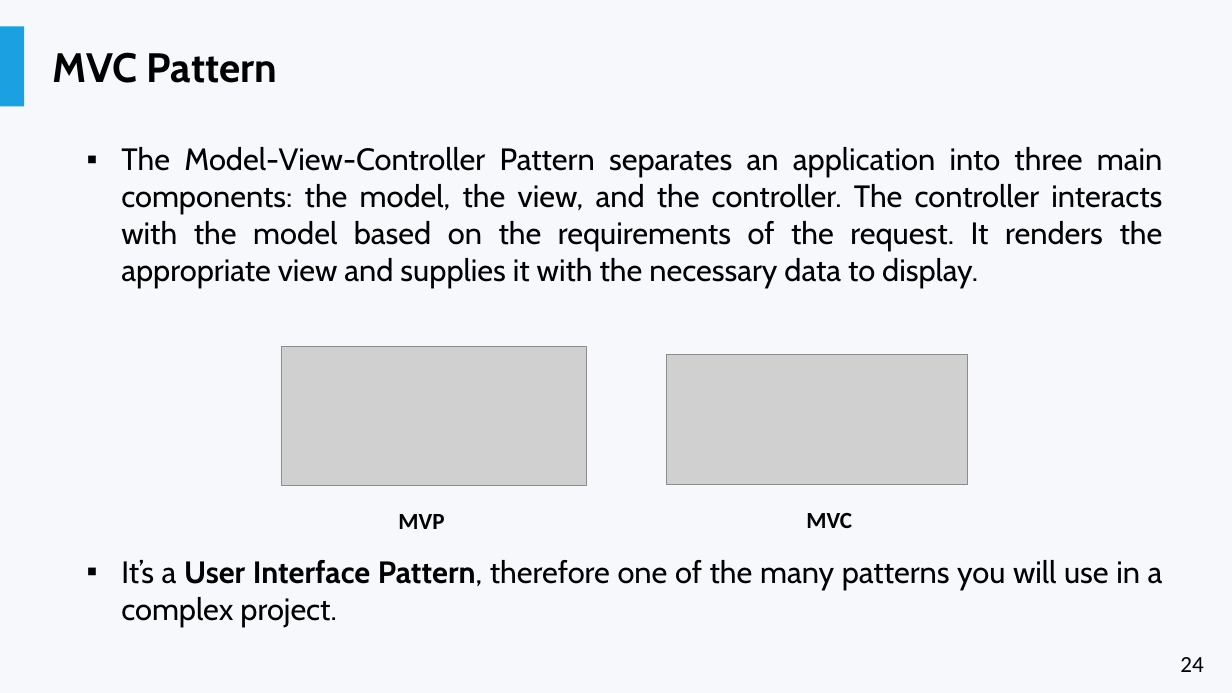
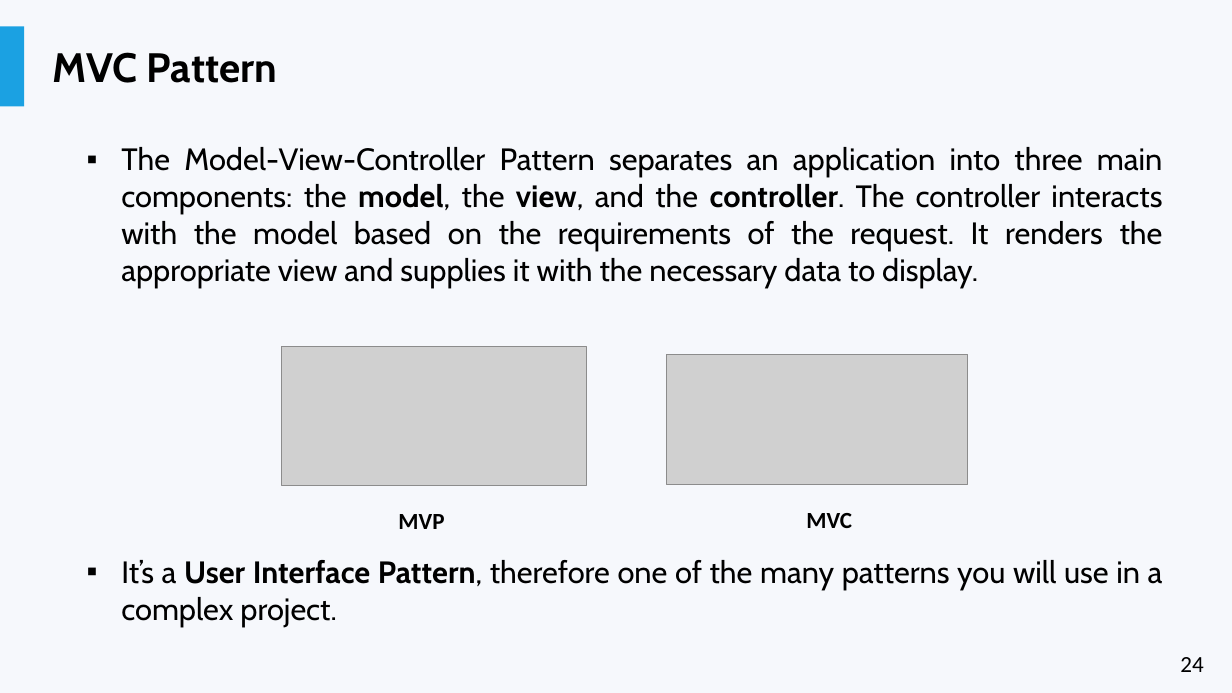
Before and after one commit to liviucotfas/ase-web-and-cloud-applications-security, a slide deck: slide 24 of Presentation ASPNET MVC Core - Part I.pptx. Drawn at 1232x693 pixels with LibreOffice and Linux fonts; fonts in the diff are those of the drawing; grey boxes stand for pictures. Boxes give left, top, right and bottom in pixels: in the first picture for what was removed or moved away, otherwise in the second. Text is boxed around its words. In the diff, an @@ line names an element or a change of style, - is before the commit and + after.

```diff
--- a/Presentation ASPNET MVC Core - Part I.pptx
+++ b/Presentation ASPNET MVC Core - Part I.pptx
@@ text at <box>121,147,1163,288</box>: bold on in "model, view, controller." @@
```
Also in this commit, not shown: 1 other slide changed.
